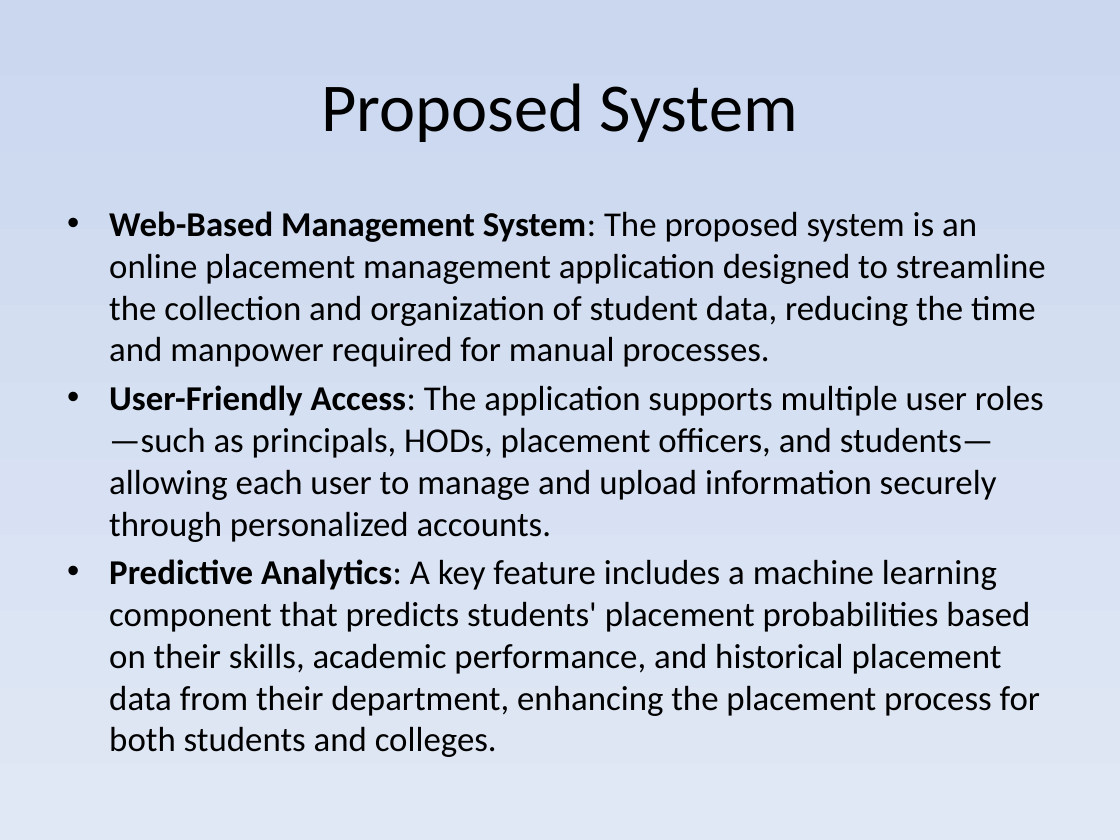
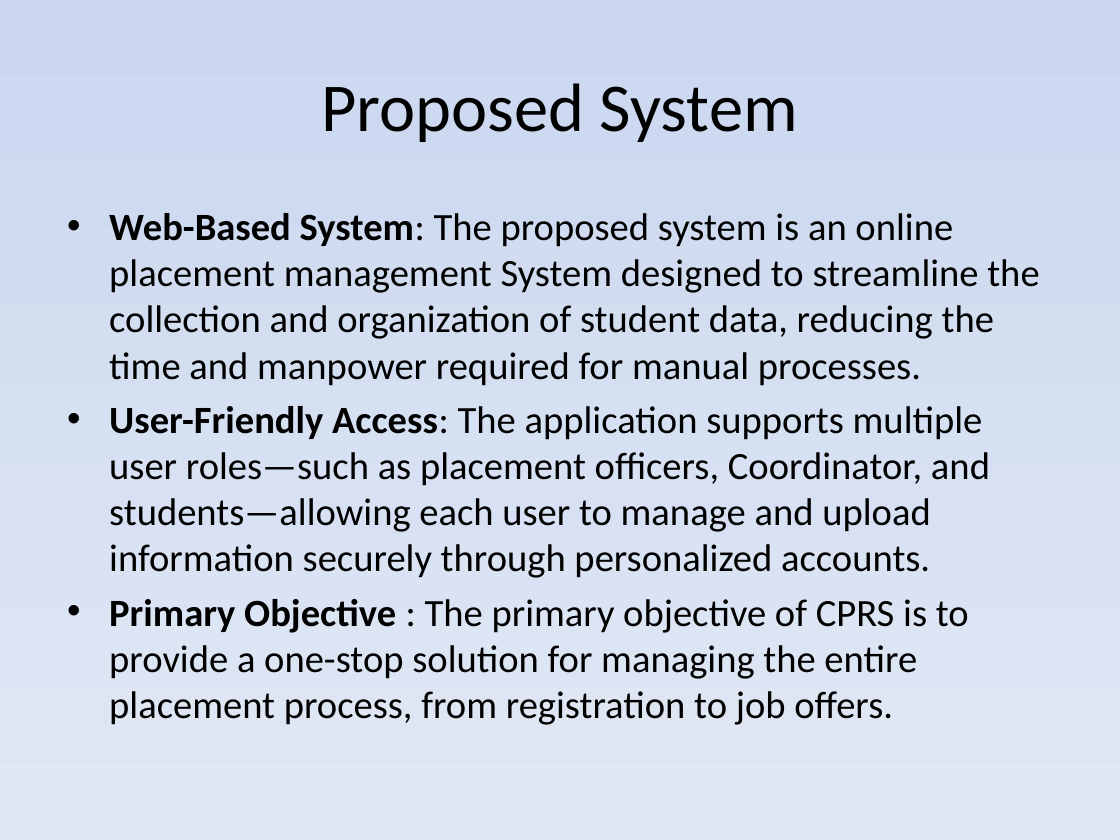
Before and after one commit to Tirthpatel810/cprs, a slide deck: slide 5 of docs/MCA_Mini_Project.pptx (slide 6 before the commit). Drawn at 1120x840 pixels with LibreOffice and Linux fonts; fonts in the diff are those of the drawing. Boxes give left, top, right and bottom in pixels: in the first picture for what was removed or moved away, otherwise in the second. Text is boxed around its words. In the diff, an @@ line names an element or a change of style, - is before the commit and + after.

```diff
--- a/docs/MCA_Mini_Project.pptx
+++ b/docs/MCA_Mini_Project.pptx
@@ text at [109,213,1039,725]: text changed; size 22.4 to 24.8 pt @@
-• Web-Based Management System: The proposed system is an online placement management application designed to streamline the collection and organization of student data, reducing the time and manpower required for manual processes.
-• User-Friendly Access: The application supports multiple user roles—such as principals, HODs, placement officers, and students—allowing each user to manage and upload information securely through personalized accounts.
-• Predictive Analytics: A key feature includes a machine learning component that predicts students' placement probabilities based on their skills, academic performance, and historical placement data from their department, enhancing the placement process for both students and colleges.
+• Web-Based System: The proposed system is an online placement management System designed to streamline the collection and organization of student data, reducing the time and manpower required for manual processes.
+• User-Friendly Access: The application supports multiple user roles—such as placement officers, Coordinator, and students—allowing each user to manage and upload information securely through personalized accounts.
+• Primary Objective : The primary objective of CPRS is to provide a one-stop solution for managing the entire placement process, from registration to job offers.
```
Also in this commit, not shown: 10 other slides changed, 4 slides added, 4 slides removed, 10 other files.
